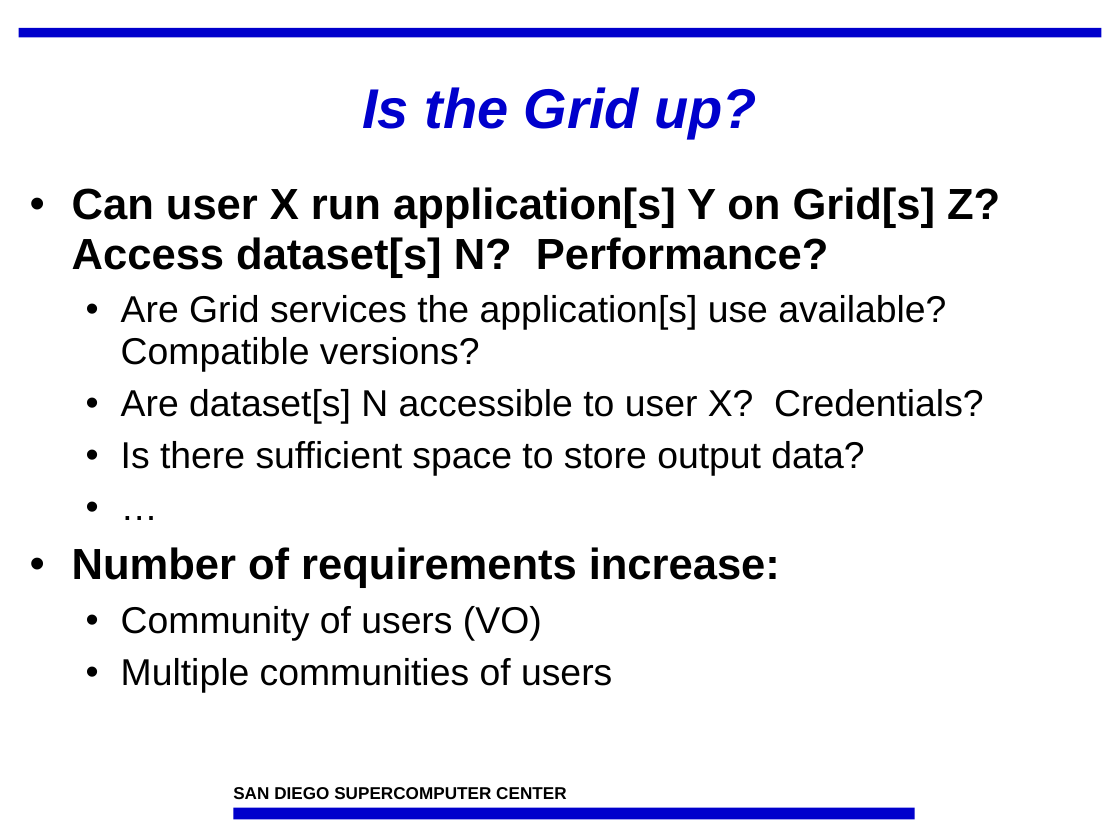
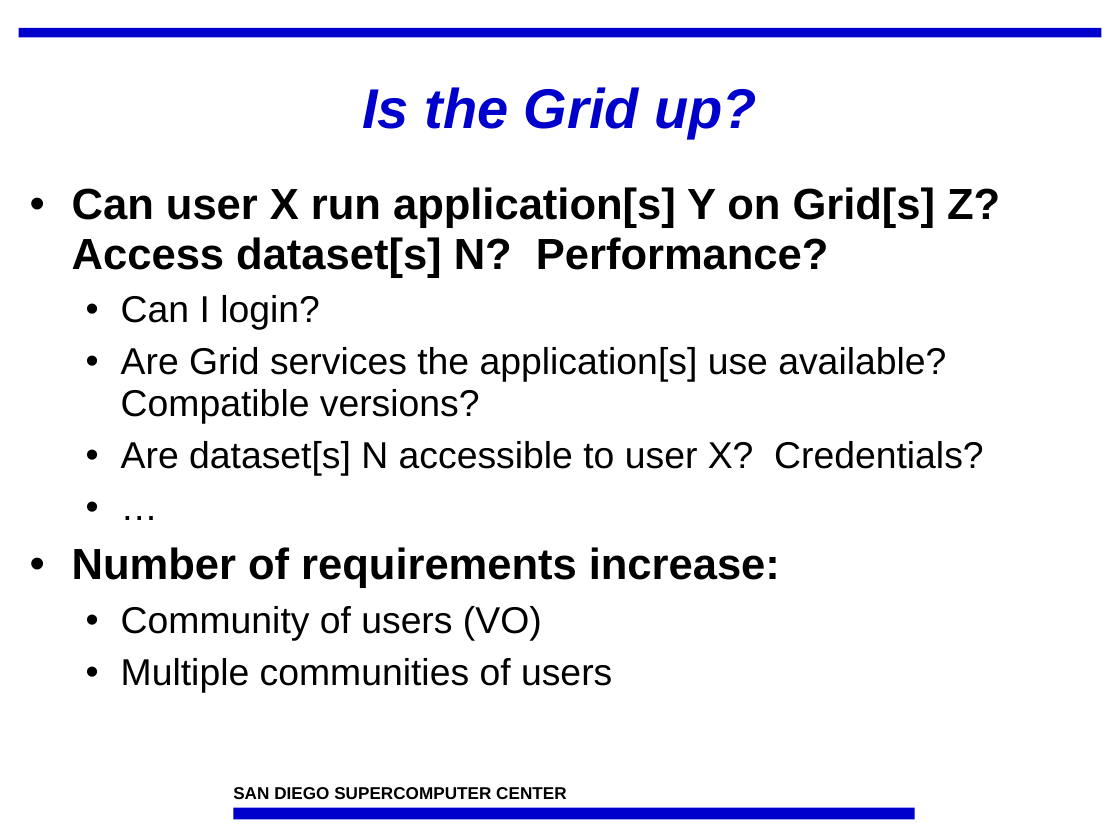
Before and after one commit to IncaProject/inca-xsede, a slide deck: slide 3 of talks/inca_sc05.ppt. Drawn at 1120x840 pixels with LibreOffice and Linux fonts; fonts in the diff are those of the drawing; background and template pictures are left out. Boxes give left, top, right and bottom in pixels: in the first picture for what was removed or moved away, otherwise in the second. Text is boxed around its words. In the diff, an @@ line names an element or a change of style, - is before the commit and + after.

```diff
--- a/talks/inca_sc05.ppt
+++ b/talks/inca_sc05.ppt
@@ text at (x1=121, y1=295, x2=320, y2=330): paragraph added @@
+  • Can I login?
@@ text at (x1=121, y1=441, x2=864, y2=476): paragraph removed @@
-  • Is there sufficient space to store output data?
```
Also in this commit, not shown: 8 other slides changed, 3 slides added, 2 slides removed.
